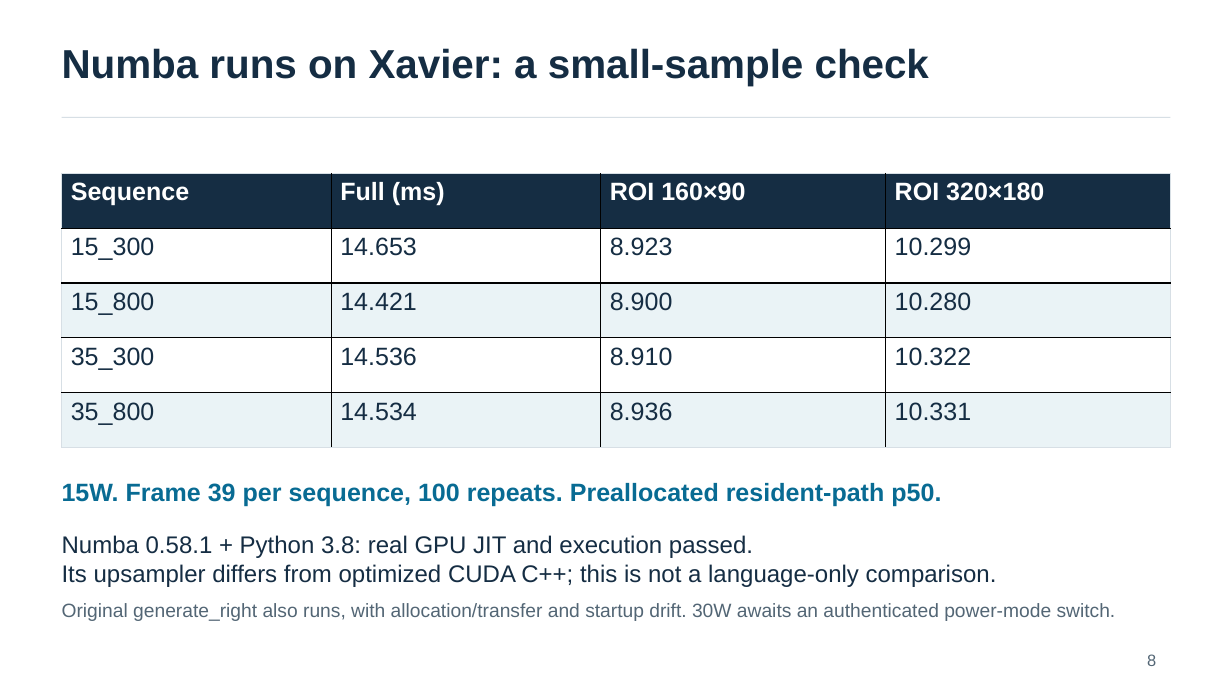
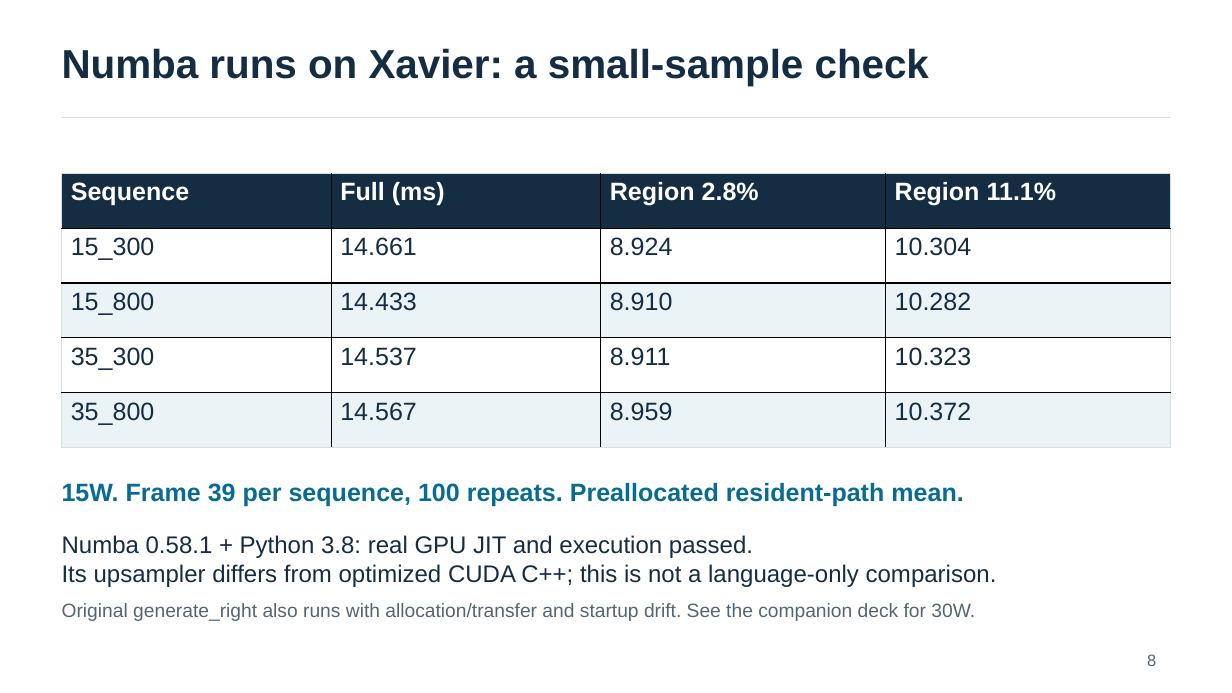
Before and after one commit to yingtian991221/stereo-eye-reconstruction, a slide deck: slide 8 of presentations/weekly_20261029/weekly_20261029_english_final.pptx. Drawn at 1232x693 pixels with LibreOffice and Linux fonts; fonts in the diff are those of the drawing. Boxes give left, top, right and bottom in pixels: in the first picture for what was removed or moved away, otherwise in the second. Text is boxed around its words. In the diff, an @@ line names an element or a change of style, - is before the commit and + after.

Commit message:
Simplify weekly slides and show area percentages with mean latency bars

```diff
--- a/presentations/weekly_20261029/weekly_20261029_english_final.pptx
+++ b/presentations/weekly_20261029/weekly_20261029_english_final.pptx
@@ table at <box>62,174,1171,448</box> @@
-row 1, column 3: ROI 160×90
+row 1, column 3: Region 2.8%
-row 1, column 4: ROI 320×180
+row 1, column 4: Region 11.1%
-row 2: 15_300 | 14.653 | 8.923 | 10.299
+row 2: 15_300 | 14.661 | 8.924 | 10.304
-row 3: 15_800 | 14.421 | 8.900 | 10.280
+row 3: 15_800 | 14.433 | 8.910 | 10.282
-row 4: 35_300 | 14.536 | 8.910 | 10.322
+row 4: 35_300 | 14.537 | 8.911 | 10.323
-row 5: 35_800 | 14.534 | 8.936 | 10.331
+row 5: 35_800 | 14.567 | 8.959 | 10.372
@@ text at <box>62,483,963,507</box>: text changed @@
-15W. Frame 39 per sequence, 100 repeats. Preallocated resident-path p50.
+15W. Frame 39 per sequence, 100 repeats. Preallocated resident-path mean.
@@ text at <box>62,603,975,621</box>: text changed @@
-Original generate_right also runs, with allocation/transfer and startup drift. 30W awaits an authenticated power-mode switch.
+Original generate_right also runs with allocation/transfer and startup drift. See the companion deck for 30W.
```
Also in this commit, not shown: 3 other slides changed, 1 slide added, 1 slide removed, 5 other files.
